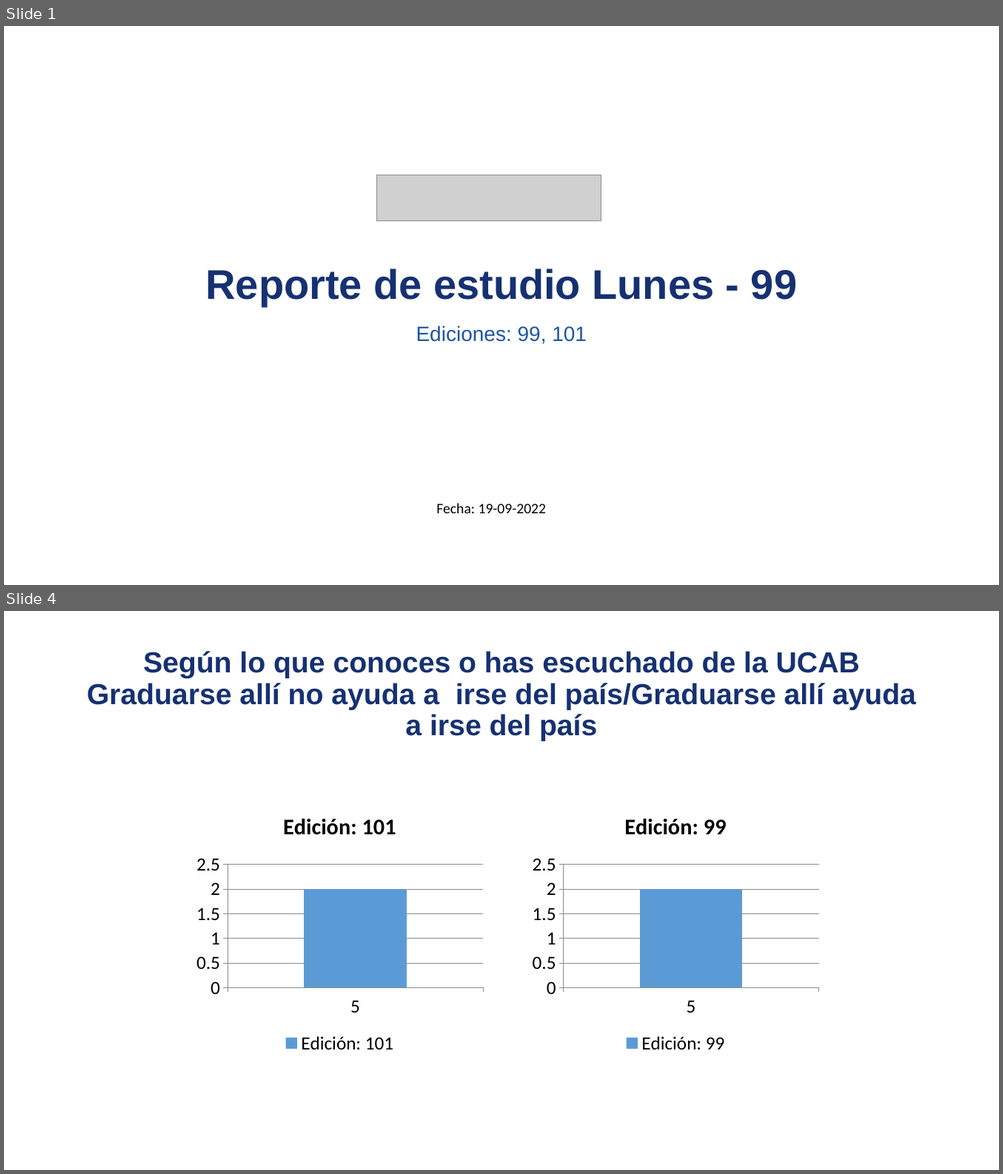
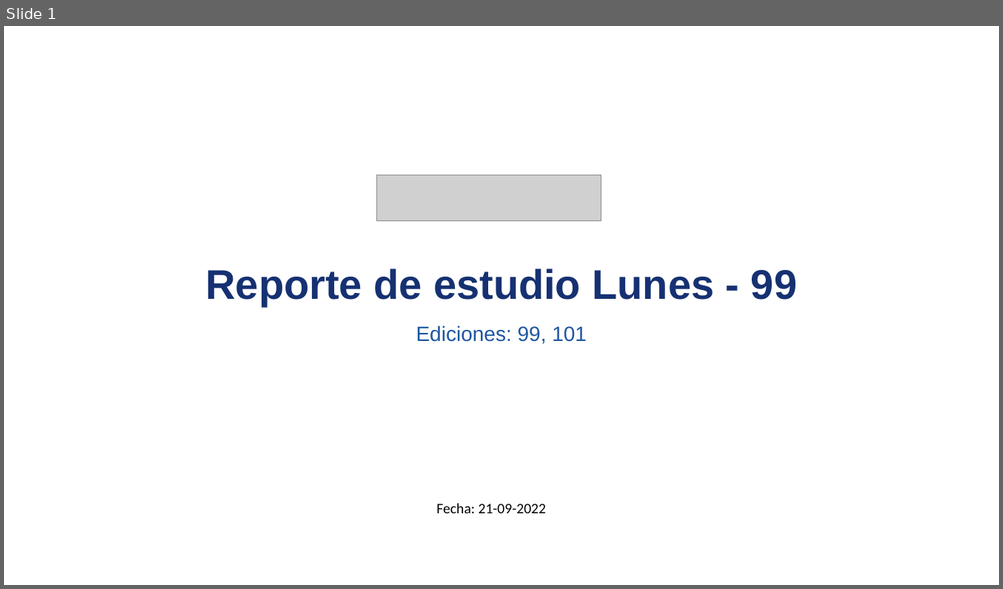
Before and after one commit to david-monroy/sistema-aid, a slide deck: sistemaaid/backend/ia/presentaciones/pruebapresentaciones.pptx. Shown one above the other, each under a label of ours: slides 1 and 4 before the commit, slide 1 after it; the slides between them are not shown. The pictures are 1003x1174 and 1003x589 pixels, drawn with LibreOffice and Linux fonts; fonts in the diff are those of the drawing; grey boxes stand for pictures. Boxes give left, top, right and bottom in pixels: in the first picture for what was removed or moved away, otherwise in the second. Text is boxed around its words. In the diff, an @@ line names an element or a change of style, - is before the commit and + after.

```diff
--- a/sistemaaid/backend/ia/presentaciones/pruebapresentaciones.pptx
+++ b/sistemaaid/backend/ia/presentaciones/pruebapresentaciones.pptx
@@ slide 4 removed at <box>4,611,999,1170</box>, background #FFFFFF @@
@@ title removed at <box>87,651,916,741</box> @@
-Según lo que conoces o has escuchado de la UCAB Graduarse allí no ayuda a irse del país/Graduarse allí ayuda a irse del país
@@ column chart removed at <box>190,797,489,1059</box> @@
-title "Edición: 101"
-categories: 5
-Edición: 101: 2
@@ column chart removed at <box>526,797,825,1059</box> @@
-title "Edición: 99"
-categories: 5
-Edición: 99: 2
@@ slide 1 changed as well @@
@@ text at <box>436,503,546,514</box>: text changed @@
-Fecha: 19-09-2022
+Fecha: 21-09-2022
```
Also in this commit, not shown: 1 other slide changed, 4 other slides removed, 1 other file.
